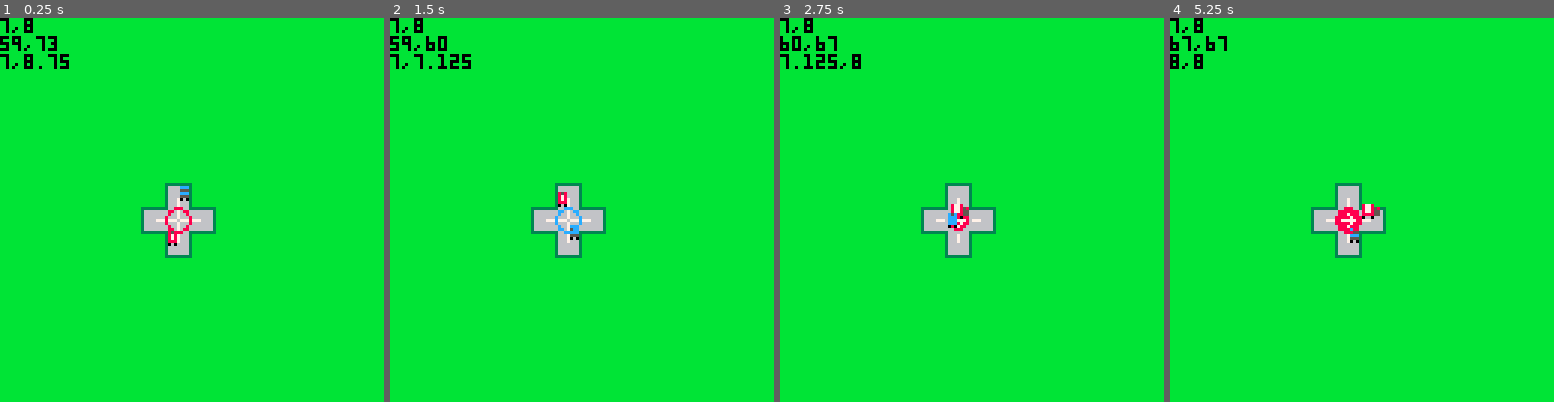
Above: before the commit, frames 1-4 (left to right).
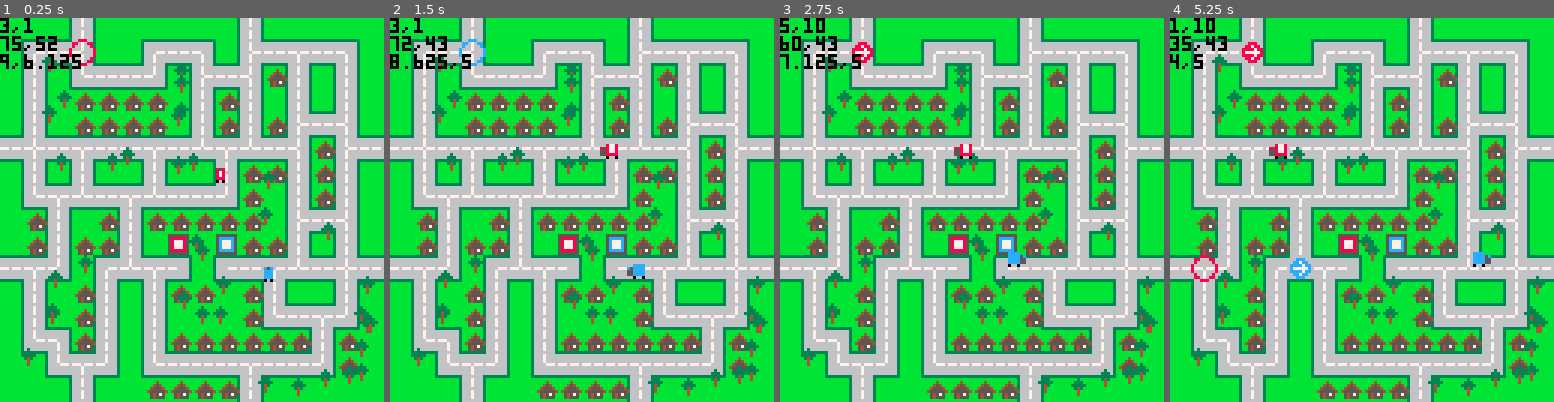
Above: after the commit, the same moments.

Repository: eddyashton/ld53
Game: PICO-8 cartridge delivery.p8
Two runs of this game, one before a commit and one after it. Both use one fixed random seed, a clock stepped at 60 frames per second and the inputs below.
Inputs:
- Up to frame 1 (0.25 s): no input
- Up to frame 2 (1.5 s): tap X (X key) at 0.33, 1.07 s; tap O (Z key) at 0.7 s
- Up to frame 3 (2.75 s): hold Right 1.6-2.1 s; tap O (Z key) at 1.7, 2.1, 2.5 s; tap X (X key) at 1.85 s; hold Up 2.15-2.42 s; hold Right from 2.47 s (still down)
- Up to frame 4 (5.25 s): tap O (Z key) every 0.4 s from 2.9 to 4.9 s; tap X (X key) at 2.97, 4.08, 5.2 s; release Right at 3.03 s; hold Left 3.08-3.58 s; hold Down 3.63-3.97 s; hold Right 4.02-4.68 s; hold Up 4.73-5.03 s; hold Left from 5.08 s (still down)

The runs differ from the first frame. In frame 1, 62% of the frame differs, in the area x 0-100%, y 0-100%; in frame 2, 62%; in frame 3, 62%; in frame 4, 62%.

Commit message:
Another draw loop flattening

Diff:
--- a/delivery.p8
+++ b/delivery.p8
@@ -470,6 +470,7 @@
  red_depot = 8
  blue_depot = 12
  world = {}
+ depots = {}
  for y=0,15 do
   local world_row = {}
   for x=0,15 do
@@ -485,10 +486,34 @@
   pal()
   cls(11)
 
-  -- draw parks, buildings, and road borders
-  for cy, row in pairs(world) do
-   for cx, cell in pairs(row) do
-    local x,y = 8*cx,8*cy
+  function for_each_cell(fn)
+    for cy, row in pairs(world) do
+     for cx, cell in pairs(row) do
+      fn(cx, cy, cell, row)
+     end
+    end
+  end
+
+  -- draw road borders first
+  for_each_cell(
+   function(cx,cy,cell)
+    if cell == road then
+     -- draw hedges around roads
+     local v = cell_to_world(v2(cx,cy))
+     rect(
+      v.x-1,v.y-1,
+      v.x+7,v.y+7,
+      3
+     )
+    end
+   end
+  )
+
+  -- draw parks, buildings, and roads
+  for_each_cell(
+   function(cx,cy,cell,row)
+    local v = cell_to_world(v2(cx,cy))
+    local x,y = v.x,v.y
     if cell == building then
      spr(9, x, y, 1,1,(x + y*3)%2 == 1)
     elseif cell == water then
@@ -507,20 +532,8 @@
      swap_red_to_blue()
      sspr(57,1,7,7, x, y)
      pal()
-    elseif cell == road then
-     -- draw hedges around roads
-     rect(
-      x-1,y-1,
-      x+7,y+7,
-      3
-     )
-    end
-   end
-  end
-
-  -- now draw roads
-  for cy,row in pairs(world) do
-   for cx, cell in pairs(row) do
+    end
+
     if cell == road then
       -- tarmac
       local x,y = 8*cx, 8*cy
@@ -553,15 +566,15 @@
       --- patch tarmac
       line(x,y+7,x+6,y+7,6)
      end
-     end
+    end
    end
-  end
+  )
  end
 
 -->8
 -- level select
 _worlds = {
-  {"test", v2(64, 48)},
+  --{"test", v2(64, 48)},
   {"town", v2(112, 48)},
   {"lake", v2(80, 48)},
   {"grid", v2(96,48)},
@@ -603,7 +616,7 @@
 00700700000000008877788888878806666666666666666766666666e5888885e03330e000045400000000000000000000000000000000000000000000000000
 00077000000000008787878877777806666666666666666766666666e5877785e33333e000455540000000000000000000000000000000000000000000000000
 00077000000000008887888888878807677767776777677777776777e5877785e03430e004555554000000000000000000000000000000000000000000000000
-00700700000000000887880088788006666666666666666676666666e5877785e00400e000545850000000000000000000000000000000000000000000000000
+00700700000000000887880088788006666666666666666676666666e5877785e00400e000545750000000000000000000000000000000000000000000000000
 00000000000000000088800008880006666666666666666676666666e5888885e00400e000545550000000000000000000000000000000000000000000000000
 00000000000000000000000000000006666666666666666676666666e5555555eeeeeee000000000000000000000000000000000000000000000000000000000
 87786668586878663666766633333333333333330000000000000000eeeeeeeee0330e0000555500000000000000000000000000000000000000000000000000
@@ -651,13 +664,13 @@
 0000000000000000000000000000000000000000000000000000000000000000bbbbbbbbbbbbbbbbbbb656bb6556bb6b6666666666666666b636666366656b6b
 0000000000000000000000000000000000000000000000000000000000000000bbbbbbbbbbbbbbbbbbb666666666bb6bb633655655655633b6355553656b6b6b
 0000000000000000000000000000000000000000000000000000000000000000bbbbbbbbbbbbbbbbbbb655555556bb6bb633655655655633b63555536565666b
-0000000000000000000000000000000000000000000000000000000000000000bbbbbbbbbbbbbbbbbbc653111116bb6b66666666666666666666666666666566
-0000000000000000000000000000000000000000000000000000000000000000bbbbbbbbbbbbbbbb6666111111166666b6556336556336bbb63633633655656b
+0000000000000000000000000000000000000000000000000000000000000000bbbbbbbcbbbbbbbbbbc653111116bb6b66666666666666666666666666666566
+0000000000000000000000000000000000000000000000000000000000000000bbbbbbb6bbbbbbbb6666111111166666b6556336556336bbb63633633655656b
 0000000000000000000000000000000000000000000000000000000000000000bbbbbbb6bbbbbbbbbb86111111116bbbb65563365c6336bbb66666666653656b
-0000000000000000000000000000000000000000000000000000000000000000bbbbbb666bbbbbbbbbb6111111116bbb6666666666666666b56b56555553666b
+0000000000000000000000000000000000000000000000000000000000000000bbbb8666665bbbbbbbb6111111116bbb6666666666666666b56b56555553666b
 0000000000000000000000000000000000000000000000000000000000000000bbbbbbb6bbbbbbbbbbb6111111116bbb3655655633633633b56556b83c55636b
-0000000000000000000000000000000000000000000000000000000000000000bbbbbbbbbbbbbbbbbb66331111556bbb36586556336336336663666636666666
-0000000000000000000000000000000000000000000000000000000000000000bbbbbbbbbbbbbbbbb6666333115566666666666666666666b6356b655356bb63
+0000000000000000000000000000000000000000000000000000000000000000bbbbbbb6bbbbbbbbbb66331111556bbb36586556336336336663666636666666
+0000000000000000000000000000000000000000000000000000000000000000bbbbbbb5bbbbbbbbb6666333115566666666666666666666b6356b655356bb63
 0000000000000000000000000000000000000000000000000000000000000000bbbbbbbbbbbbbbbbb655663311556bbbb6556336556556bbb6356b6333566663
 0000000000000000000000000000000000000000000000000000000000000000bbbbbbbbbbbbbbbbb655566666666bbbb6556336556556bbb6656b6555555653
 0000000000000000000000000000000000000000000000000000000000000000bbbbbbbbbbbbbbbbb66666bbbbbb666b6666666666666666b3666b6666666653
